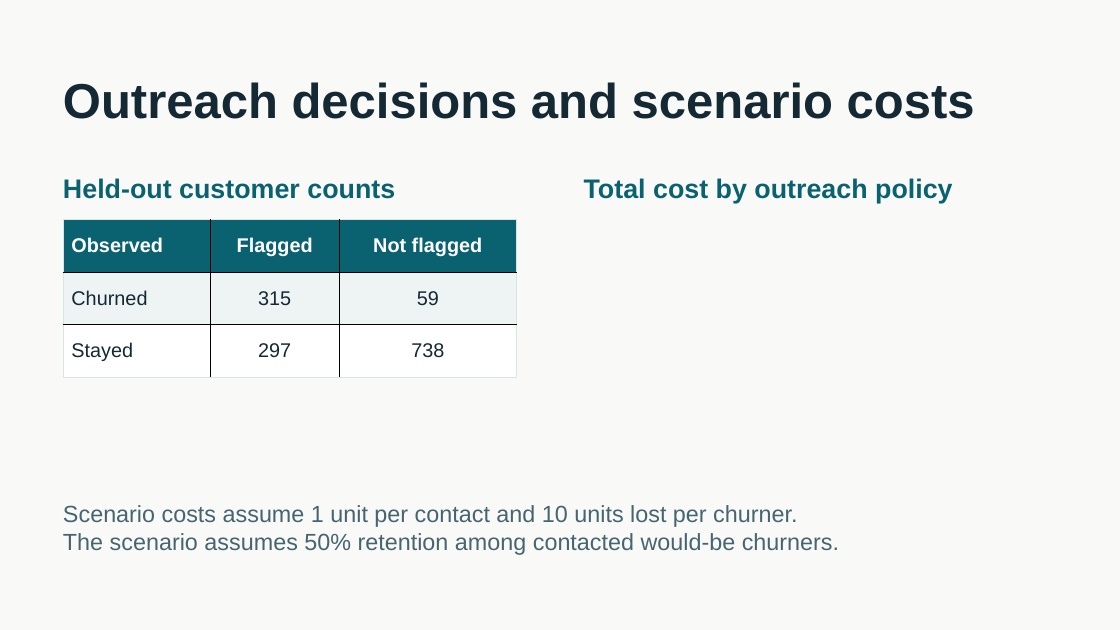
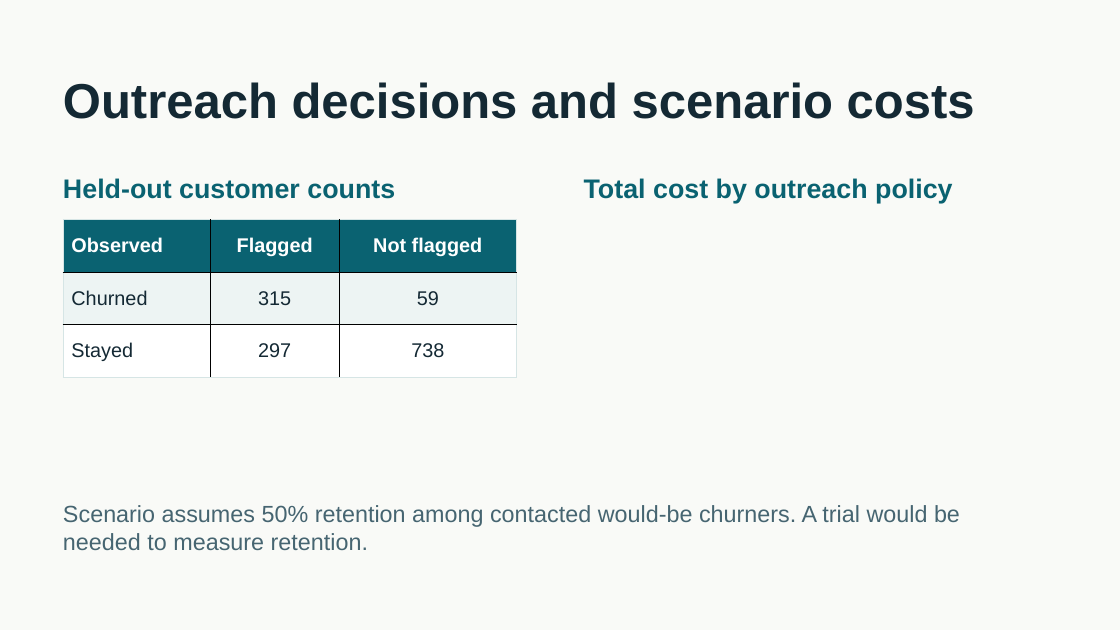
Before and after one commit to feras17009-stack/customer-churn-group-6, a slide deck: slide 7 of reports/churn_project_pitch.pptx. Drawn at 1120x630 pixels with LibreOffice and Linux fonts; fonts in the diff are those of the drawing. Boxes give left, top, right and bottom in pixels: in the first picture for what was removed or moved away, otherwise in the second. Text is boxed around its words. In the diff, an @@ line names an element or a change of style, - is before the commit and + after.

Commit message:
Apply final review to churn report and pitch

```diff
--- a/reports/churn_project_pitch.pptx
+++ b/reports/churn_project_pitch.pptx
@@ text at bbox=[63, 505, 960, 550]: text changed @@
-Scenario costs assume 1 unit per contact and 10 units lost per churner.
-The scenario assumes 50% retention among contacted would-be churners.
+Scenario assumes 50% retention among contacted would-be churners. A trial would be needed to measure retention.
```
Also in this commit, not shown: 1 other slide changed, 3 slides added, 3 slides removed, 1 other file.
